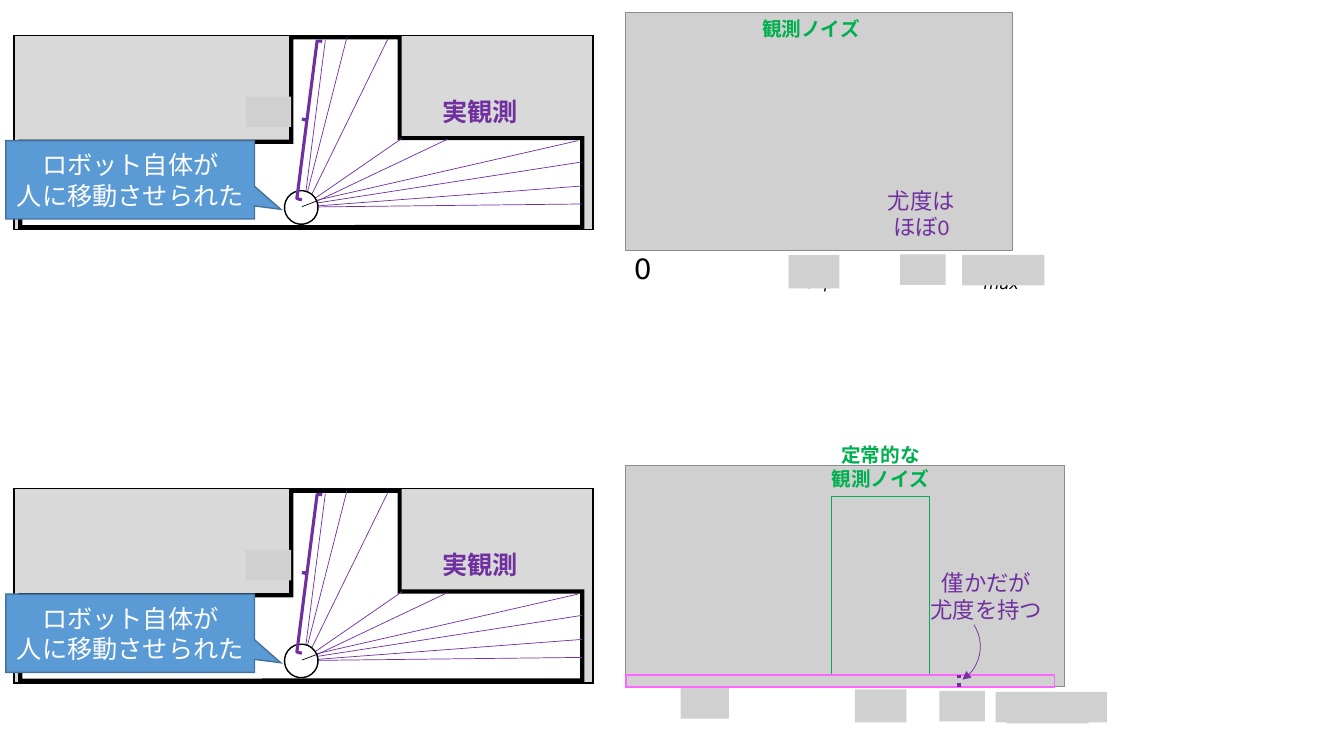
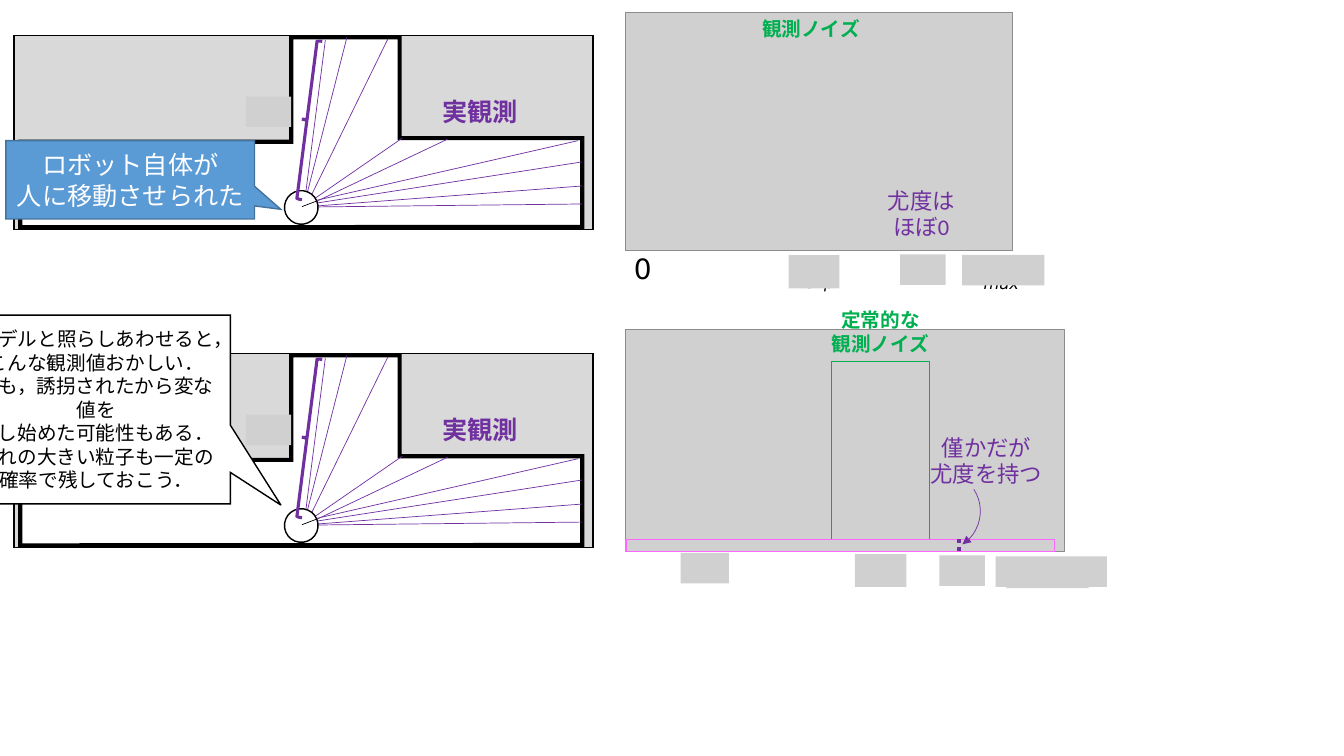
Before and after one commit to MoriKen254/Qiita, a slide deck: slide 45 of Navigation Stack を理解する/Navigation Stack を理解する.pptx. Drawn at 1344x756 pixels with LibreOffice and Linux fonts; fonts in the diff are those of the drawing; grey boxes stand for pictures. Boxes give left, top, right and bottom in pixels: in the first picture for what was removed or moved away, otherwise in the second. Text is boxed around its words. In the diff, an @@ line names an element or a change of style, - is before the commit and + after.

```diff
--- a/Navigation Stack を理解する/Navigation Stack を理解する.pptx
+++ b/Navigation Stack を理解する/Navigation Stack を理解する.pptx
@@ speech box added at (0,316,230,504), fill #FFFFFF, outline #000000 1 pt, 14 pt, text #000000 @@
+モデルと照らしあわせると，
+こんな観測値おかしい．
+でも，誘拐されたから変な値を
+出し始めた可能性もある．
+ずれの大きい粒子も一定の
+確率で残しておこう．
@@ picture added at (246,414,291,445) @@
@@ 11 lines, 3 texts, 3 rectangles, 2 ellipses, 1 picture, 1 freeform shape, 1 arc (boxed as its full ellipse), 1 left brace: place and size @@
-11 lines, 3 texts, 3 rectangles, 2 ellipses, 1 picture, 1 freeform shape, 1 arc (boxed as its full ellipse), 1 left brace at (14,442,1066,702)
+11 lines, 3 texts, 3 rectangles, 2 ellipses, 1 picture, 1 freeform shape, 1 arc (boxed as its full ellipse), 1 left brace at (14,307,1066,567)
@@ picture removed at (246,551,291,581) @@
@@ picture added at (681,553,729,583) @@
@@ picture added at (855,555,906,588) @@
@@ picture added at (940,556,985,586) @@
@@ picture added at (996,557,1107,587) @@
@@ picture added at (1007,558,1090,588) @@
@@ speech box removed at (6,594,255,673) @@
-ロボット自体が
-人に移動させられた
@@ picture removed at (681,689,729,719) @@
@@ picture removed at (855,690,906,723) @@
@@ picture removed at (940,691,985,721) @@
@@ picture removed at (996,692,1107,722) @@
@@ picture removed at (1007,693,1090,723) @@
```
Also in this commit, not shown: 5 other slides changed, 2 slides added, 20 other files.
